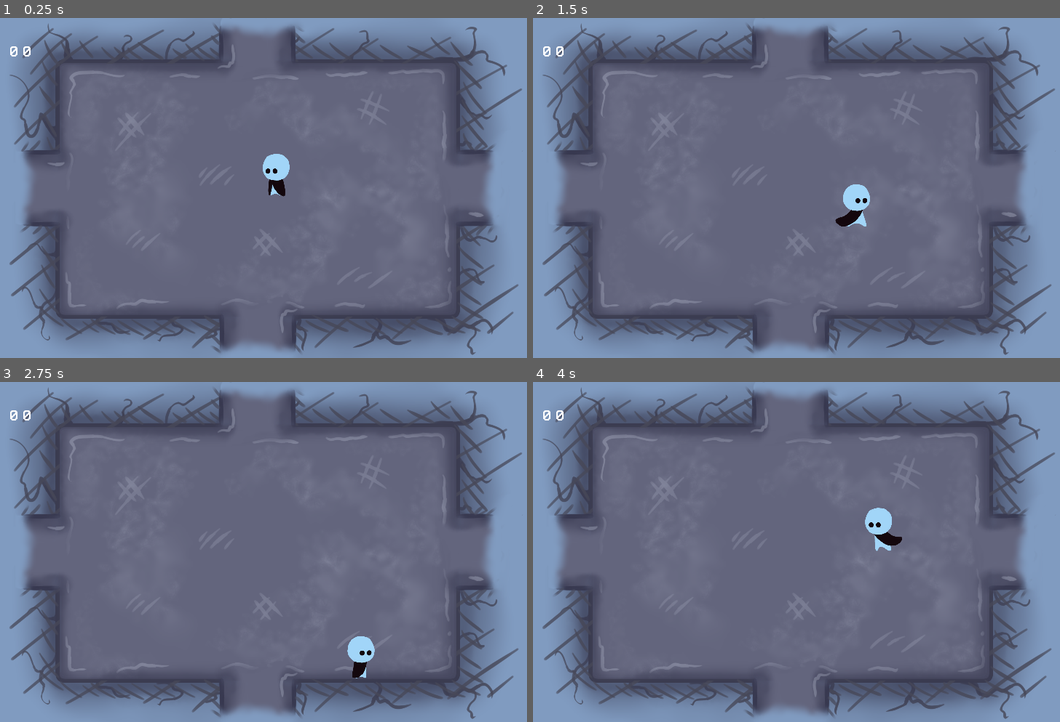
Above: before the commit, frames 1-4 (two rows, left to right).
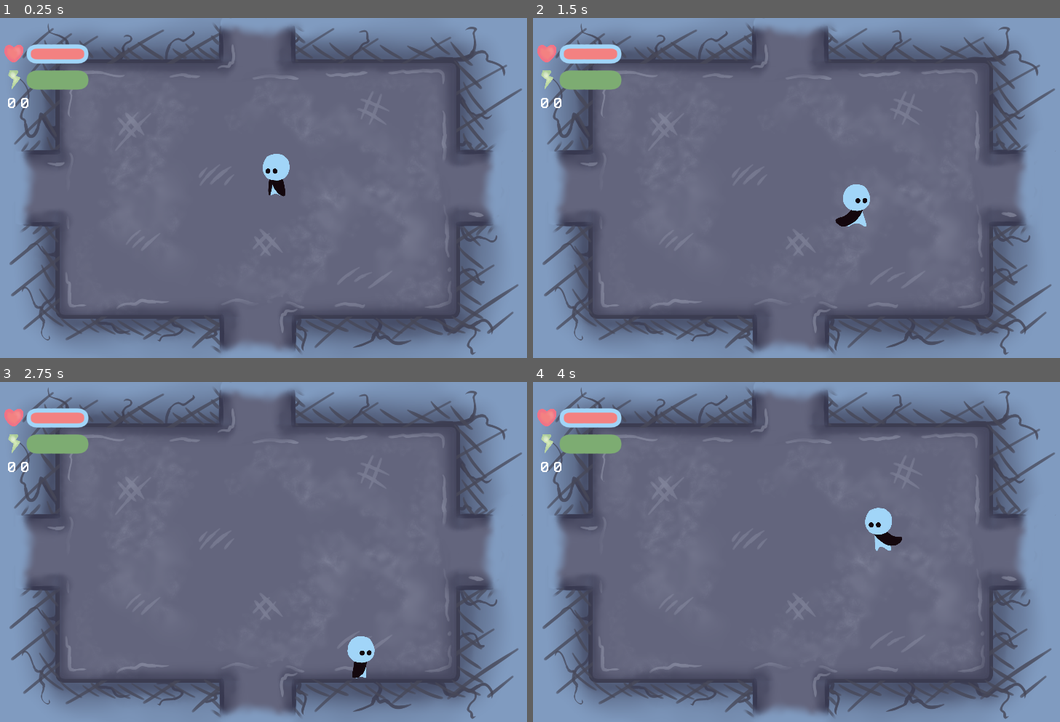
Above: after the commit, the same moments.

Repository: bucketfish/box-arena
Game: Godot game, scene res://base.tscn
Same seed, same stepped clock (60 frames per second), same inputs: the game is played once before the commit and once after it.
Inputs:
- Up to frame 1 (0.25 s): no input
- Up to frame 2 (1.5 s): hold Right (right) 0.53-1.28 s; tap X (attack) at 0.6 s; hold Down (down) from 1.28 s (still down); tap Z (pickup) at 1.35 s
- Up to frame 3 (2.75 s): release Down (down) at 2.03 s; hold Right (right) from 2.03 s (still down); tap X (attack) at 2.1 s
- Up to frame 4 (4 s): release Right (right) at 2.78 s; hold Up (ui_up) 2.78-3.53 s; tap Z (pickup) at 2.85 s; hold Left (left) from 3.53 s (still down); tap X (attack) at 3.6 s

The runs differ from the first frame. In frame 1, 1.5% of the frame differs, in the area x 0-17%, y 7-27%; in frame 2, 1.5%; in frame 3, 1.5%; in frame 4, 1.5%.

Commit message:
gui bar displays

Diff:
--- a/base.tscn
+++ b/base.tscn
@@ -13,6 +13,10 @@
 [ext_resource path="res://assets/gui/energy.png" type="Texture" id=11]
 [ext_resource path="res://gui/itemdesc_value.tscn" type="PackedScene" id=12]
 [ext_resource path="res://assets/gui/health.png" type="Texture" id=13]
+[ext_resource path="res://assets/gui/bar overlay.png" type="Texture" id=14]
+[ext_resource path="res://assets/gui/health bar.png" type="Texture" id=15]
+[ext_resource path="res://gui/bars.gd" type="Script" id=16]
+[ext_resource path="res://assets/gui/energy bar.png" type="Texture" id=17]
 
 [sub_resource type="DynamicFont" id=8]
 size = 26
@@ -152,15 +156,76 @@
 [node name="gui" type="CanvasLayer" parent="."]
 
 [node name="coords" type="Label" parent="gui"]
-margin_left = 75.0
-margin_top = 42.0
-margin_right = 115.0
-margin_bottom = 75.0
+margin_left = 72.0
+margin_top = 133.0
+margin_right = 112.0
+margin_bottom = 166.0
 custom_fonts/font = ExtResource( 4 )
 text = "0 0"
 __meta__ = {
 "_edit_use_anchors_": false
 }
+
+[node name="bars" type="Control" parent="gui"]
+anchor_right = 1.0
+margin_bottom = 143.0
+script = ExtResource( 16 )
+__meta__ = {
+"_edit_use_anchors_": false
+}
+
+[node name="health" type="Control" parent="gui/bars"]
+margin_left = 96.0
+margin_top = 37.0
+margin_right = 136.0
+margin_bottom = 77.0
+__meta__ = {
+"_edit_use_anchors_": false
+}
+
+[node name="bar" type="NinePatchRect" parent="gui/bars/health"]
+margin_right = 200.0
+margin_bottom = 53.0
+texture = ExtResource( 15 )
+patch_margin_left = 64
+patch_margin_right = 64
+
+[node name="overlay" type="NinePatchRect" parent="gui/bars/health"]
+margin_right = 200.0
+margin_bottom = 53.0
+texture = ExtResource( 14 )
+patch_margin_left = 64
+patch_margin_right = 64
+axis_stretch_horizontal = 1
+
+[node name="sprite" type="Sprite" parent="gui/bars/health"]
+position = Vector2( -13, 25 )
+scale = Vector2( 0.16, 0.16 )
+texture = ExtResource( 13 )
+
+[node name="energy" type="Control" parent="gui/bars"]
+margin_left = 96.0
+margin_top = 83.0
+margin_right = 136.0
+margin_bottom = 123.0
+__meta__ = {
+"_edit_use_anchors_": false
+}
+
+[node name="bar" type="NinePatchRect" parent="gui/bars/energy"]
+margin_right = 200.0
+margin_bottom = 53.0
+texture = ExtResource( 17 )
+patch_margin_left = 64
+patch_margin_right = 64
+__meta__ = {
+"_edit_use_anchors_": false
+}
+
+[node name="sprite" type="Sprite" parent="gui/bars/energy"]
+position = Vector2( -13, 25 )
+scale = Vector2( 0.16, 0.16 )
+texture = ExtResource( 11 )
 
 [node name="shade" type="Control" parent="gui"]
 visible = false
--- /dev/null
+++ b/gui/bars.gd
@@ -0,0 +1,15 @@
+extends Control
+
+
+onready var max_health = $health/overlay
+onready var health = $health/bar
+onready var energy = $energy/bar
+
+func _ready():
+	update_bars()
+
+
+func update_bars():
+	max_health.rect_size.x = 2 * Persistent.max_health
+	health.rect_size.x = 2 * Persistent.health
+	energy.rect_size.x = 2 * Persistent.energy
--- a/persistent.gd
+++ b/persistent.gd
@@ -26,7 +26,7 @@
 var health = 5
 var energy = 5
 var damage = 0
-var total_health = 5
+var max_health = 5
 var defeated = false
 
 var coward = 0
Binary file added: assets/gui/bar overlay.png
Binary file added: assets/gui/energy bar.png
Binary file added: assets/gui/health bar.png
Binary file added: assets/gui/overlay.png
Not shown: 1 places in base.tscn that only renumber resources
Not shown, added: assets/gui/bars small.clip
Not shown, added: assets/gui/bars.clip
